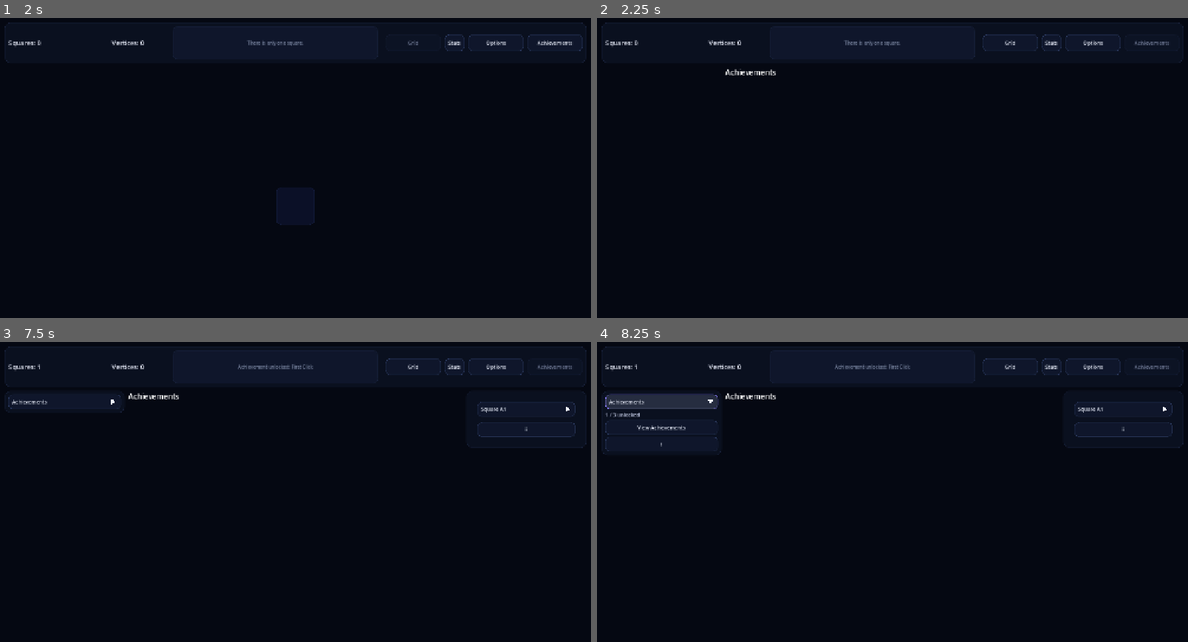
Above: before the commit, frames 1-4 (two rows, left to right).
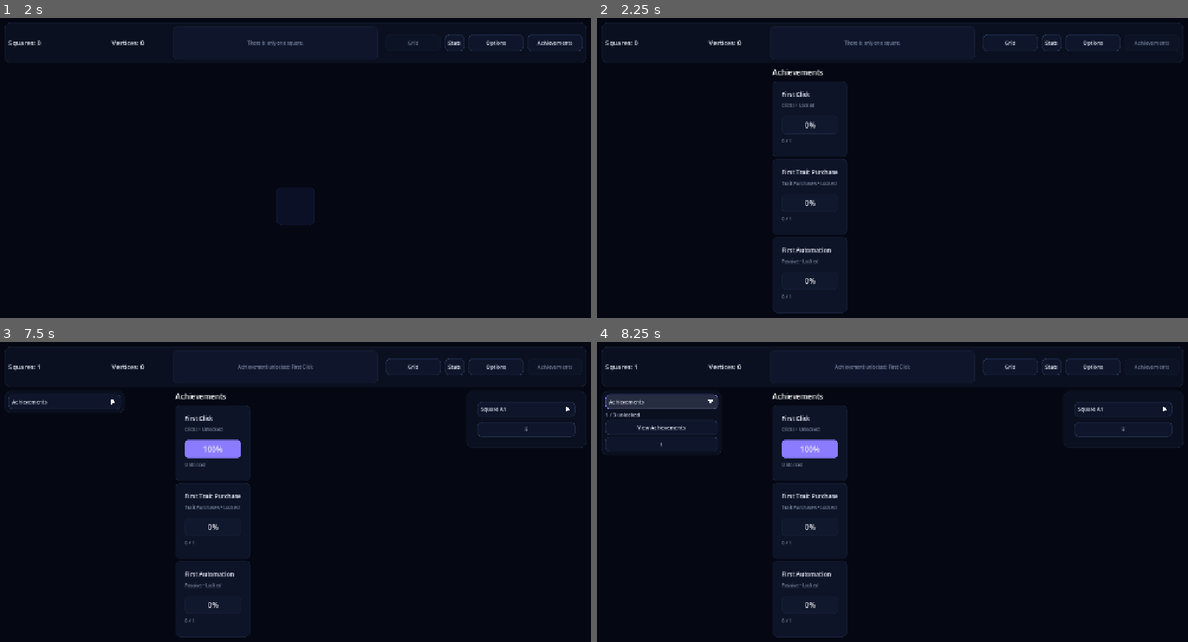
Above: after the commit, the same moments.

Repository: franciscoCapa27/Squared_2
Game: Godot game, scene res://scenes/main/Main.tscn
The game is run twice, just before and just after one commit, with the same random seed, the same clock (stepped at 60 frames per second) and the same inputs.
Inputs (mouse positions are in pixels of both pictures, inside the frame that each line leads up to):
- Up to frame 1 (2 s): click "Stats" at 0.5 s; click "Grid" at 1.25 s
- Up to frame 2 (2.25 s): click "Achievements" at 2 s
- Up to frame 3 (7.5 s): click "Grid" at 2.75 s; click (295, 531) at 3.5 s; click "Achievements" at 4.25 s; click "Square A1" at 5 s; click "i" at 5.75 s; click "Stats" at 6.5 s; click "Achievements" at 7.25 s
- Up to frame 4 (8.25 s): click "Achievements" at 8 s

Frame 1 is identical in both runs. In frame 2, 2.8% of the frame differs, in the area x 21-43%, y 16-99%; in frame 3, 2.9%; in frame 4, 2.9%.

Commit message:
fix(ui): center options and achievements pages (#215)
* fix(ui): center options and achievements pages

* fix(ui): compact and scroll options controls

---------

Co-authored-by: Codex Agent <codexfranciscocapa@users.noreply.github.com>

Diff:
--- a/squared-2/scenes/main/Main.tscn
+++ b/squared-2/scenes/main/Main.tscn
@@ -453,57 +453,70 @@
 script = ExtResource("2_nha0i")
 
 [node name="OptionsMargin" type="MarginContainer" parent="RootMargin/MainVBox/BodyHBox/CenterPageRoot/OptionsPage" unique_id=2003489546]
-layout_mode = 2
-
-[node name="OptionsVBox" type="VBoxContainer" parent="RootMargin/MainVBox/BodyHBox/CenterPageRoot/OptionsPage/OptionsMargin" unique_id=1947092701]
-layout_mode = 2
+layout_mode = 1
+anchors_preset = 15
+anchor_right = 1.0
+anchor_bottom = 1.0
+grow_horizontal = 2
+grow_vertical = 2
+
+[node name="OptionsScroll" type="ScrollContainer" parent="RootMargin/MainVBox/BodyHBox/CenterPageRoot/OptionsPage/OptionsMargin"]
+layout_mode = 2
+size_flags_horizontal = 3
+size_flags_vertical = 3
+horizontal_scroll_mode = 0
+
+[node name="OptionsVBox" type="VBoxContainer" parent="RootMargin/MainVBox/BodyHBox/CenterPageRoot/OptionsPage/OptionsMargin/OptionsScroll" unique_id=1947092701]
+layout_mode = 2
+custom_minimum_size = Vector2(520, 0)
+size_flags_horizontal = 3
 theme_override_constants/separation = 8
 
-[node name="OptionsTitle" type="Label" parent="RootMargin/MainVBox/BodyHBox/CenterPageRoot/OptionsPage/OptionsMargin/OptionsVBox" unique_id=1922031564]
+[node name="OptionsTitle" type="Label" parent="RootMargin/MainVBox/BodyHBox/CenterPageRoot/OptionsPage/OptionsMargin/OptionsScroll/OptionsVBox" unique_id=1922031564]
 unique_name_in_owner = true
 layout_mode = 2
 text = "Options"
 
-[node name="ThemeRow" type="HBoxContainer" parent="RootMargin/MainVBox/BodyHBox/CenterPageRoot/OptionsPage/OptionsMargin/OptionsVBox"]
+[node name="ThemeRow" type="HBoxContainer" parent="RootMargin/MainVBox/BodyHBox/CenterPageRoot/OptionsPage/OptionsMargin/OptionsScroll/OptionsVBox"]
 layout_mode = 2
 theme_override_constants/separation = 8
 
-[node name="ThemeLabel" type="Label" parent="RootMargin/MainVBox/BodyHBox/CenterPageRoot/OptionsPage/OptionsMargin/OptionsVBox/ThemeRow"]
+[node name="ThemeLabel" type="Label" parent="RootMargin/MainVBox/BodyHBox/CenterPageRoot/OptionsPage/OptionsMargin/OptionsScroll/OptionsVBox/ThemeRow"]
 unique_name_in_owner = true
 layout_mode = 2
 text = "Theme:"
 
-[node name="ThemeOptionButton" type="OptionButton" parent="RootMargin/MainVBox/BodyHBox/CenterPageRoot/OptionsPage/OptionsMargin/OptionsVBox/ThemeRow" unique_id=123456789]
+[node name="ThemeOptionButton" type="OptionButton" parent="RootMargin/MainVBox/BodyHBox/CenterPageRoot/OptionsPage/OptionsMargin/OptionsScroll/OptionsVBox/ThemeRow" unique_id=123456789]
 unique_name_in_owner = true
 layout_mode = 2
 size_flags_horizontal = 3
 
-[node name="ThemeHelp" parent="RootMargin/MainVBox/BodyHBox/CenterPageRoot/OptionsPage/OptionsMargin/OptionsVBox" instance=ExtResource("10_contextual_help")]
+[node name="ThemeHelp" parent="RootMargin/MainVBox/BodyHBox/CenterPageRoot/OptionsPage/OptionsMargin/OptionsScroll/OptionsVBox/ThemeRow" instance=ExtResource("10_contextual_help")]
 layout_mode = 2
 size_flags_horizontal = 0
 help_title = "Themes"
 help_detail = "Choose the visual theme for the game. The choice is saved with your settings and applies immediately."
 
-[node name="AutosaveTitle" type="Label" parent="RootMargin/MainVBox/BodyHBox/CenterPageRoot/OptionsPage/OptionsMargin/OptionsVBox" unique_id=1283299912]
+[node name="AutosaveTitle" type="Label" parent="RootMargin/MainVBox/BodyHBox/CenterPageRoot/OptionsPage/OptionsMargin/OptionsScroll/OptionsVBox" unique_id=1283299912]
 unique_name_in_owner = true
 layout_mode = 2
 text = "Autosave"
 
-[node name="AutosaveEnabledCheckBox" type="CheckBox" parent="RootMargin/MainVBox/BodyHBox/CenterPageRoot/OptionsPage/OptionsMargin/OptionsVBox" unique_id=983546635]
+[node name="AutosaveRow" type="HBoxContainer" parent="RootMargin/MainVBox/BodyHBox/CenterPageRoot/OptionsPage/OptionsMargin/OptionsScroll/OptionsVBox"]
+layout_mode = 2
+theme_override_constants/separation = 8
+
+[node name="AutosaveEnabledCheckBox" type="CheckBox" parent="RootMargin/MainVBox/BodyHBox/CenterPageRoot/OptionsPage/OptionsMargin/OptionsScroll/OptionsVBox/AutosaveRow" unique_id=983546635]
 unique_name_in_owner = true
 layout_mode = 2
 text = "Enable Autosave"
 
-[node name="AutosaveIntervalRow" type="HBoxContainer" parent="RootMargin/MainVBox/BodyHBox/CenterPageRoot/OptionsPage/OptionsMargin/OptionsVBox" unique_id=303656648]
-layout_mode = 2
-theme_override_constants/separation = 8
-
-[node name="AutosaveIntervalLabel" type="Label" parent="RootMargin/MainVBox/BodyHBox/CenterPageRoot/OptionsPage/OptionsMargin/OptionsVBox/AutosaveIntervalRow" unique_id=200793610]
+[node name="AutosaveIntervalLabel" type="Label" parent="RootMargin/MainVBox/BodyHBox/CenterPageRoot/OptionsPage/OptionsMargin/OptionsScroll/OptionsVBox/AutosaveRow" unique_id=200793610]
 unique_name_in_owner = true
 layout_mode = 2
 text = "Interval seconds:"
 
-[node name="AutosaveIntervalSpinBox" type="SpinBox" parent="RootMargin/MainVBox/BodyHBox/CenterPageRoot/OptionsPage/OptionsMargin/OptionsVBox/AutosaveIntervalRow" unique_id=993040792]
+[node name="AutosaveIntervalSpinBox" type="SpinBox" parent="RootMargin/MainVBox/BodyHBox/CenterPageRoot/OptionsPage/OptionsMargin/OptionsScroll/OptionsVBox/AutosaveRow" unique_id=993040792]
 unique_name_in_owner = true
 layout_mode = 2
 min_value = 5.0
@@ -511,86 +524,104 @@
 step = 5.0
 value = 60.0
 
-[node name="AutosaveHelp" parent="RootMargin/MainVBox/BodyHBox/CenterPageRoot/OptionsPage/OptionsMargin/OptionsVBox" instance=ExtResource("10_contextual_help")]
+[node name="AutosaveHelp" parent="RootMargin/MainVBox/BodyHBox/CenterPageRoot/OptionsPage/OptionsMargin/OptionsScroll/OptionsVBox/AutosaveRow" instance=ExtResource("10_contextual_help")]
 layout_mode = 2
 size_flags_horizontal = 0
 help_title = "Autosave"
 help_detail = "Autosave stores your current progression at the selected interval. Disable it when testing manual save and import flows."
 
-[node name="TestingTitle" type="Label" parent="RootMargin/MainVBox/BodyHBox/CenterPageRoot/OptionsPage/OptionsMargin/OptionsVBox"]
+[node name="TestingTitle" type="Label" parent="RootMargin/MainVBox/BodyHBox/CenterPageRoot/OptionsPage/OptionsMargin/OptionsScroll/OptionsVBox"]
 unique_name_in_owner = true
 layout_mode = 2
 text = "Testing"
 
-[node name="TestingHelp" parent="RootMargin/MainVBox/BodyHBox/CenterPageRoot/OptionsPage/OptionsMargin/OptionsVBox" instance=ExtResource("10_contextual_help")]
+[node name="TestingRow" type="HBoxContainer" parent="RootMargin/MainVBox/BodyHBox/CenterPageRoot/OptionsPage/OptionsMargin/OptionsScroll/OptionsVBox"]
+layout_mode = 2
+theme_override_constants/separation = 8
+
+[node name="CheatSquareValueCheckBox" type="CheckBox" parent="RootMargin/MainVBox/BodyHBox/CenterPageRoot/OptionsPage/OptionsMargin/OptionsScroll/OptionsVBox/TestingRow" unique_id=1846051492]
+unique_name_in_owner = true
+layout_mode = 2
+text = "Cheat: Squares x100"
+
+[node name="TestingHelp" parent="RootMargin/MainVBox/BodyHBox/CenterPageRoot/OptionsPage/OptionsMargin/OptionsScroll/OptionsVBox/TestingRow" instance=ExtResource("10_contextual_help")]
 layout_mode = 2
 size_flags_horizontal = 0
 help_title = "Testing controls"
 help_detail = "Testing controls are for development playtesting and do not add new player settings."
 
-[node name="CheatSquareValueCheckBox" type="CheckBox" parent="RootMargin/MainVBox/BodyHBox/CenterPageRoot/OptionsPage/OptionsMargin/OptionsVBox" unique_id=1846051492]
-unique_name_in_owner = true
-layout_mode = 2
-text = "Cheat: Squares x100"
-
-[node name="SaveDataTitle" type="Label" parent="RootMargin/MainVBox/BodyHBox/CenterPageRoot/OptionsPage/OptionsMargin/OptionsVBox"]
+[node name="SaveDataTitle" type="Label" parent="RootMargin/MainVBox/BodyHBox/CenterPageRoot/OptionsPage/OptionsMargin/OptionsScroll/OptionsVBox"]
 unique_name_in_owner = true
 layout_mode = 2
 text = "Save data"
 
-[node name="SaveDataHelp" parent="RootMargin/MainVBox/BodyHBox/CenterPageRoot/OptionsPage/OptionsMargin/OptionsVBox" instance=ExtResource("10_contextual_help")]
+[node name="SaveActionsRow" type="HBoxContainer" parent="RootMargin/MainVBox/BodyHBox/CenterPageRoot/OptionsPage/OptionsMargin/OptionsScroll/OptionsVBox"]
+layout_mode = 2
+theme_override_constants/separation = 8
+
+[node name="SaveButton" type="Button" parent="RootMargin/MainVBox/BodyHBox/CenterPageRoot/OptionsPage/OptionsMargin/OptionsScroll/OptionsVBox/SaveActionsRow" unique_id=921981563]
+unique_name_in_owner = true
+layout_mode = 2
+text = "Save Game"
+
+[node name="ExportSaveButton" type="Button" parent="RootMargin/MainVBox/BodyHBox/CenterPageRoot/OptionsPage/OptionsMargin/OptionsScroll/OptionsVBox/SaveActionsRow" unique_id=352066836]
+unique_name_in_owner = true
+layout_mode = 2
+text = "Export Save"
+
+[node name="ImportSaveButton" type="Button" parent="RootMargin/MainVBox/BodyHBox/CenterPageRoot/OptionsPage/OptionsMargin/OptionsScroll/OptionsVBox/SaveActionsRow" unique_id=782817519]
+unique_name_in_owner = true
+layout_mode = 2
+text = "Import Save"
+
+[node name="SaveDataHelp" parent="RootMargin/MainVBox/BodyHBox/CenterPageRoot/OptionsPage/OptionsMargin/OptionsScroll/OptionsVBox/SaveActionsRow" instance=ExtResource("10_contextual_help")]
 layout_mode = 2
 size_flags_horizontal = 0
 help_title = "Save data"
 help_detail = "Save stores your current game. Export copies a portable save string, and Import loads a save string you paste below."
 
-[node name="SaveButton" type="Button" parent="RootMargin/MainVBox/BodyHBox/CenterPageRoot/OptionsPage/OptionsMargin/OptionsVBox" unique_id=921981563]
-unique_name_in_owner = true
-layout_mode = 2
-text = "Save Game"
-
-[node name="ExportSaveButton" type="Button" parent="RootMargin/MainVBox/BodyHBox/CenterPageRoot/OptionsPage/OptionsMargin/OptionsVBox" unique_id=352066836]
-unique_name_in_owner = true
-layout_mode = 2
-text = "Export Save"
-
-[node name="ExportSaveText" type="TextEdit" parent="RootMargin/MainVBox/BodyHBox/CenterPageRoot/OptionsPage/OptionsMargin/OptionsVBox" unique_id=1004516296]
+[node name="SaveTextRow" type="HBoxContainer" parent="RootMargin/MainVBox/BodyHBox/CenterPageRoot/OptionsPage/OptionsMargin/OptionsScroll/OptionsVBox"]
+layout_mode = 2
+theme_override_constants/separation = 8
+
+[node name="ExportSaveText" type="TextEdit" parent="RootMargin/MainVBox/BodyHBox/CenterPageRoot/OptionsPage/OptionsMargin/OptionsScroll/OptionsVBox/SaveTextRow" unique_id=1004516296]
 unique_name_in_owner = true
 custom_minimum_size = Vector2(0, 72)
 layout_mode = 2
+size_flags_horizontal = 3
 placeholder_text = "Exported save string appears here."
 
-[node name="ImportSaveText" type="TextEdit" parent="RootMargin/MainVBox/BodyHBox/CenterPageRoot/OptionsPage/OptionsMargin/OptionsVBox" unique_id=75042349]
+[node name="ImportSaveText" type="TextEdit" parent="RootMargin/MainVBox/BodyHBox/CenterPageRoot/OptionsPage/OptionsMargin/OptionsScroll/OptionsVBox/SaveTextRow" unique_id=75042349]
 unique_name_in_owner = true
 custom_minimum_size = Vector2(0, 72)
 layout_mode = 2
+size_flags_horizontal = 3
 placeholder_text = "Paste save string here."
 
-[node name="ImportSaveButton" type="Button" parent="RootMargin/MainVBox/BodyHBox/CenterPageRoot/OptionsPage/OptionsMargin/OptionsVBox" unique_id=782817519]
-unique_name_in_owner = true
-layout_mode = 2
-text = "Import Save"
-
-[node name="HardResetSeparator" type="HSeparator" parent="RootMargin/MainVBox/BodyHBox/CenterPageRoot/OptionsPage/OptionsMargin/OptionsVBox"]
-layout_mode = 2
-
-[node name="HardResetTitle" type="Label" parent="RootMargin/MainVBox/BodyHBox/CenterPageRoot/OptionsPage/OptionsMargin/OptionsVBox"]
+[node name="HardResetSeparator" type="HSeparator" parent="RootMargin/MainVBox/BodyHBox/CenterPageRoot/OptionsPage/OptionsMargin/OptionsScroll/OptionsVBox"]
+layout_mode = 2
+
+[node name="HardResetRow" type="HBoxContainer" parent="RootMargin/MainVBox/BodyHBox/CenterPageRoot/OptionsPage/OptionsMargin/OptionsScroll/OptionsVBox"]
+layout_mode = 2
+theme_override_constants/separation = 8
+
+[node name="HardResetTitle" type="Label" parent="RootMargin/MainVBox/BodyHBox/CenterPageRoot/OptionsPage/OptionsMargin/OptionsScroll/OptionsVBox/HardResetRow"]
 unique_name_in_owner = true
 layout_mode = 2
 text = "Danger zone"
 
-[node name="HardResetHelp" parent="RootMargin/MainVBox/BodyHBox/CenterPageRoot/OptionsPage/OptionsMargin/OptionsVBox" instance=ExtResource("10_contextual_help")]
+[node name="HardResetHelp" parent="RootMargin/MainVBox/BodyHBox/CenterPageRoot/OptionsPage/OptionsMargin/OptionsScroll/OptionsVBox/HardResetRow" instance=ExtResource("10_contextual_help")]
 layout_mode = 2
 size_flags_horizontal = 0
 help_title = "Hard Reset"
 help_detail = "Hard Reset permanently erases saved progression and returns the game to a new-game state. Click twice to confirm."
 
-[node name="HardResetButton" type="Button" parent="RootMargin/MainVBox/BodyHBox/CenterPageRoot/OptionsPage/OptionsMargin/OptionsVBox" unique_id=1050900557]
+[node name="HardResetButton" type="Button" parent="RootMargin/MainVBox/BodyHBox/CenterPageRoot/OptionsPage/OptionsMargin/OptionsScroll/OptionsVBox" unique_id=1050900557]
 unique_name_in_owner = true
 layout_mode = 2
 text = "HARD RESET"
 
-[node name="OptionsStatusLabel" type="Label" parent="RootMargin/MainVBox/BodyHBox/CenterPageRoot/OptionsPage/OptionsMargin/OptionsVBox" unique_id=1495484838]
+[node name="OptionsStatusLabel" type="Label" parent="RootMargin/MainVBox/BodyHBox/CenterPageRoot/OptionsPage/OptionsMargin/OptionsScroll/OptionsVBox" unique_id=1495484838]
 unique_name_in_owner = true
 layout_mode = 2
 text = " "
@@ -606,10 +637,17 @@
 script = ExtResource("6_ko0rf")
 
 [node name="AchievementsMargin" type="MarginContainer" parent="RootMargin/MainVBox/BodyHBox/CenterPageRoot/AchievementsPage" unique_id=37372204]
-layout_mode = 2
+layout_mode = 1
+anchors_preset = 15
+anchor_right = 1.0
+anchor_bottom = 1.0
+grow_horizontal = 2
+grow_vertical = 2
 
 [node name="AchievementsVBox" type="VBoxContainer" parent="RootMargin/MainVBox/BodyHBox/CenterPageRoot/AchievementsPage/AchievementsMargin" unique_id=1384093085]
 layout_mode = 2
+custom_minimum_size = Vector2(520, 0)
+size_flags_horizontal = 4
 
 [node name="AchievementsTitle" type="Label" parent="RootMargin/MainVBox/BodyHBox/CenterPageRoot/AchievementsPage/AchievementsMargin/AchievementsVBox" unique_id=1908525422]
 layout_mode = 2
--- a/squared-2/scripts/ui/options_page.gd
+++ b/squared-2/scripts/ui/options_page.gd
@@ -7,7 +7,7 @@
 const HARD_RESET_CONFIRM_SECONDS := 5.0
 
 @onready var options_margin: MarginContainer = $OptionsMargin
-@onready var options_v_box: VBoxContainer = $OptionsMargin/OptionsVBox
+@onready var options_v_box: VBoxContainer = $OptionsMargin/OptionsScroll/OptionsVBox
 
 @onready var autosave_enabled_check_box: CheckBox = %AutosaveEnabledCheckBox
 @onready var autosave_interval_spin_box: SpinBox = %AutosaveIntervalSpinBox
